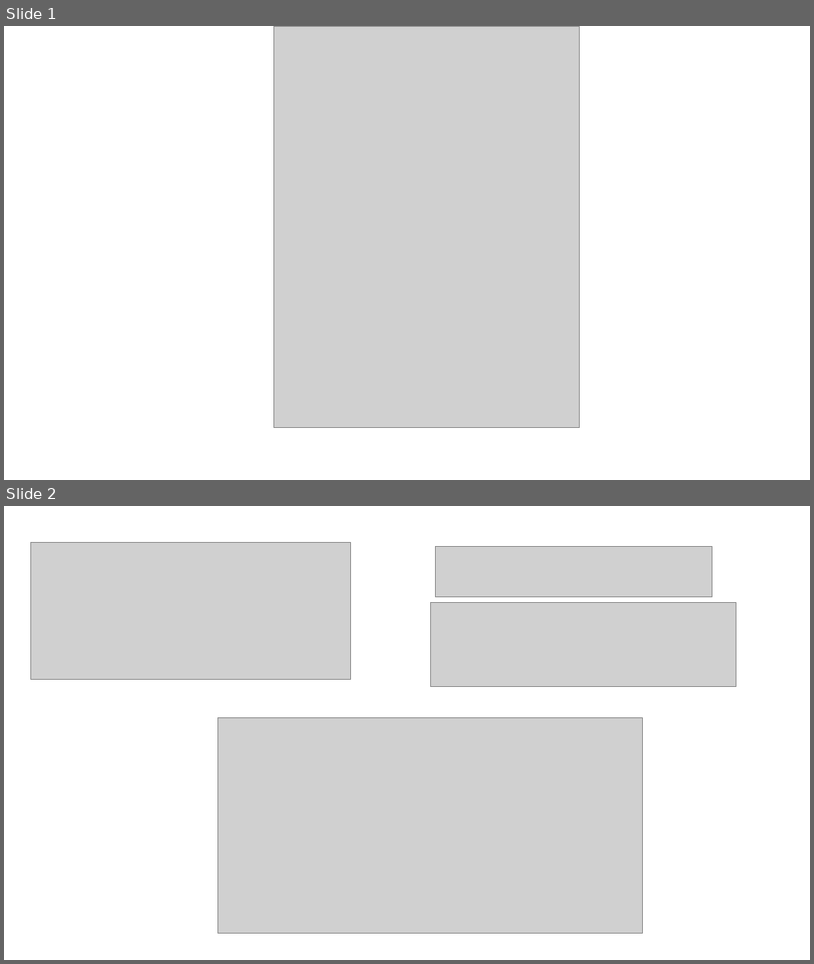
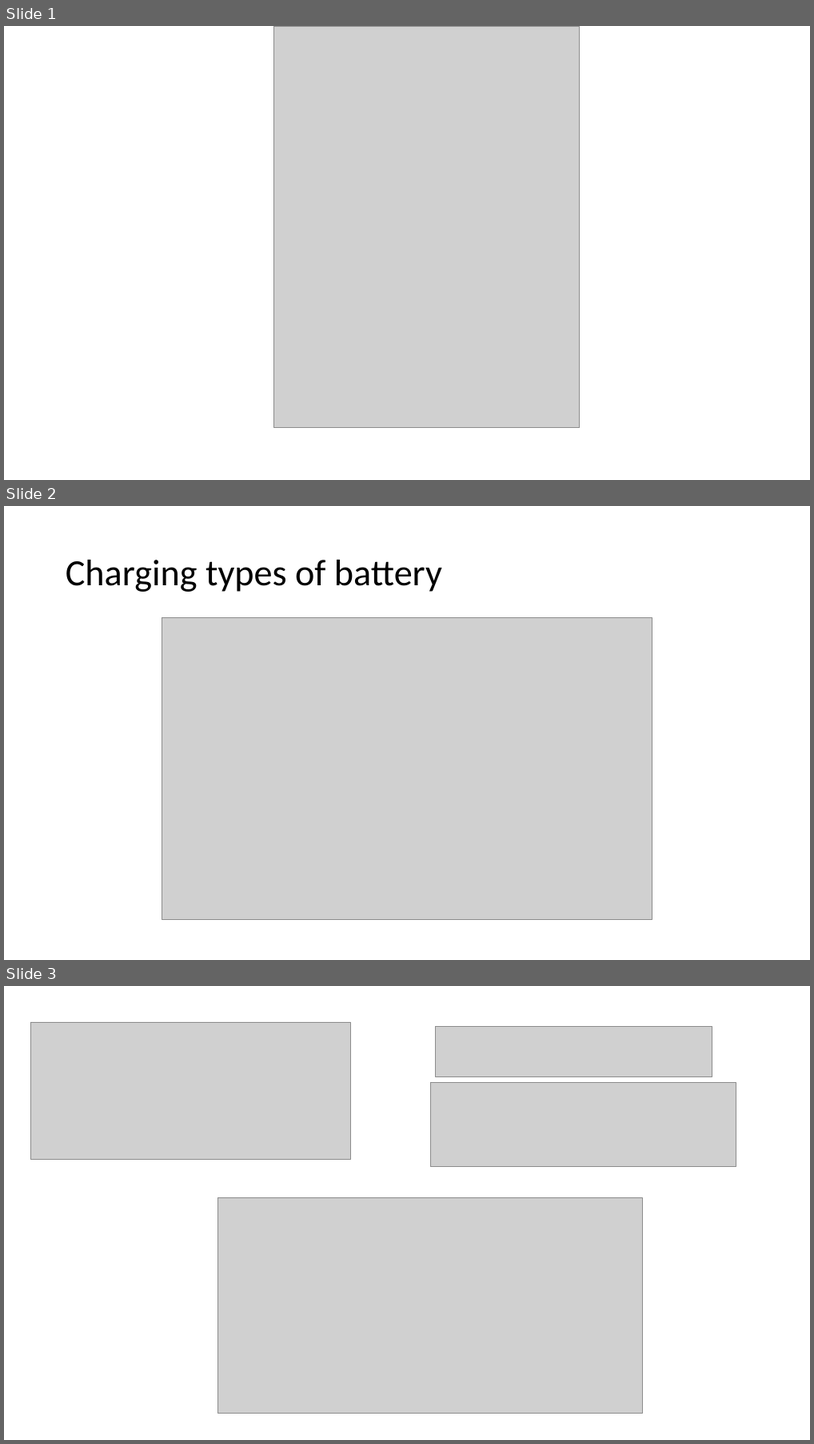
Before and after one commit to onurtoprak1/EE463_PROJECT, a slide deck: simulation_report/simu presentation.pptx. Shown one above the other, each under a label of ours: slides 1 and 2 before the commit, slides 1, 2 and 3 after it. The pictures are 814x964 and 814x1444 pixels, drawn with LibreOffice and Linux fonts; fonts in the diff are those of the drawing; grey boxes stand for pictures. Boxes give left, top, right and bottom in pixels: in the first picture for what was removed or moved away, otherwise in the second. Text is boxed around its words. In the diff, an @@ line names an element or a change of style, - is before the commit and + after.

```diff
--- a/simulation_report/simu presentation.pptx
+++ b/simulation_report/simu presentation.pptx
@@ slide 2 added at (4, 506, 810, 960), background #FFFFFF @@
@@ title added at (66, 560, 442, 592), 44 pt, text #000000 @@
+Charging types of battery
@@ picture added at (162, 618, 653, 919) @@
@@ what was slide 2 is now slide 3 @@
```
Also in this commit, not shown: 2 slides changed.
